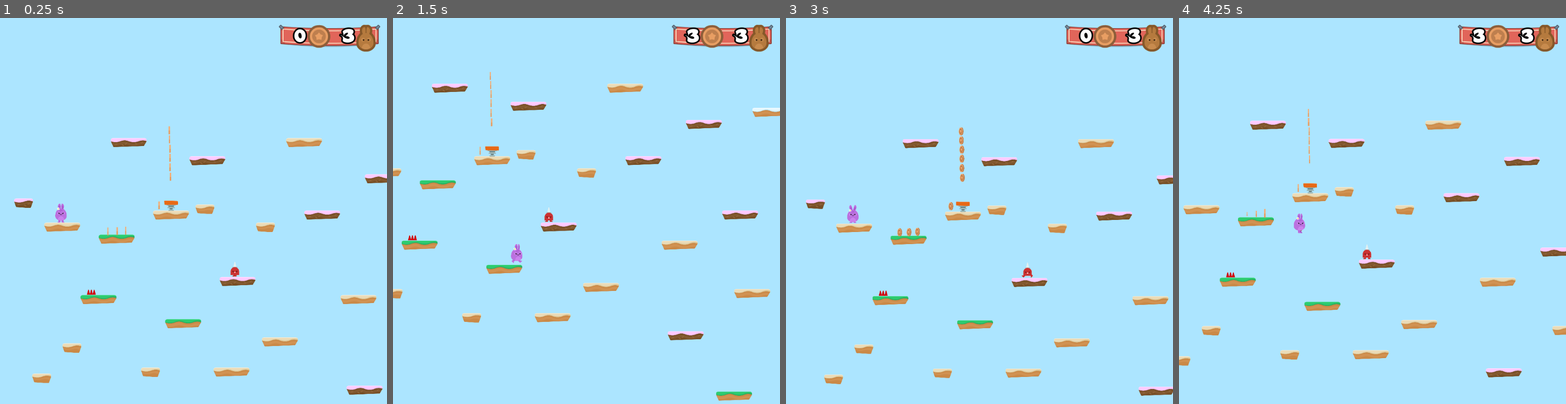
Above: before the commit, frames 1-4 (left to right).
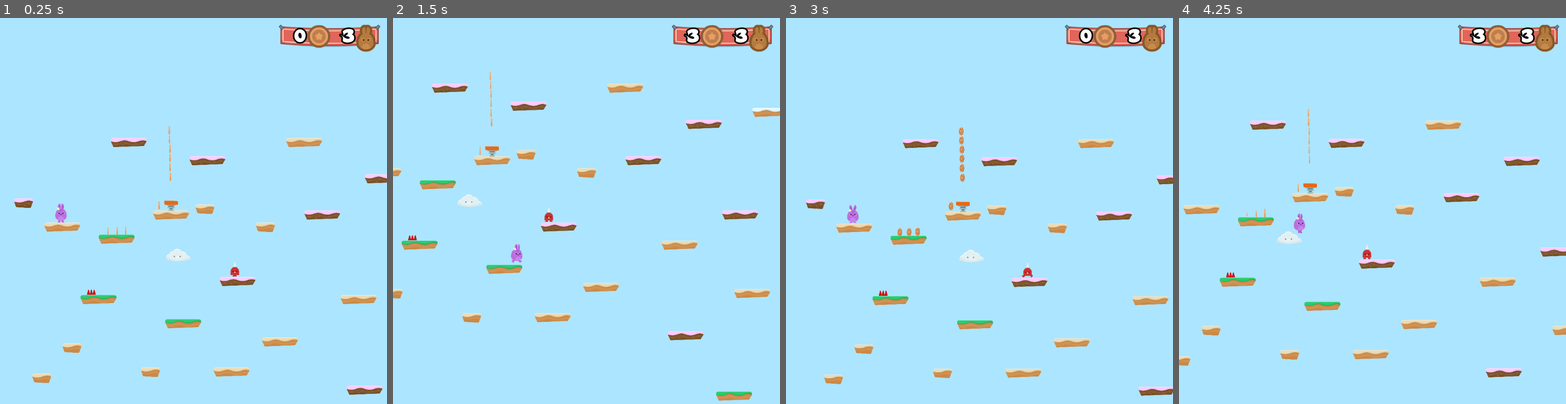
Above: after the commit, the same moments.

Repository: yottaawesome/godot-playground
Game: Godot game, scene res://Levels/Level1.tscn
The game is run twice, just before and just after one commit, with the same random seed, the same clock (stepped at 60 frames per second) and the same inputs.
Inputs (mouse positions are in pixels of both pictures, inside the frame that each line leads up to):
- Up to frame 1 (0.25 s): no input
- Up to frame 2 (1.5 s): hold D (right) from 0.53 s (still down); tap W (jump) at 0.77 s
- Up to frame 3 (3 s): tap W (jump) at 1.52 s; release D (right) at 2.03 s; hold A (left) 2.03-2.75 s; click (1049, 241) at 2.75 s
- Up to frame 4 (4.25 s): hold D (right) from 3.53 s (still down); tap W (jump) at 3.77 s

The runs differ from the first frame. In frame 1, 0.1% of the frame differs, in the area x 42-50%, y 59-64%; in frame 2, 0.1%, in the area x 16-23%, y 45-49%; in frame 3, 0.1%; in frame 4, 0.1%.

Commit message:
Add Cloud NPC and Lightning hazard

Diff:
--- a/src/Hoppy Days/Levels/Level1.tscn
+++ b/src/Hoppy Days/Levels/Level1.tscn
@@ -9,6 +9,7 @@
 [ext_resource path="res://GUI/GUI.tscn" type="PackedScene" id=7]
 [ext_resource path="res://Items/Coin.tscn" type="PackedScene" id=8]
 [ext_resource path="res://NPCs/Spikeman.tscn" type="PackedScene" id=9]
+[ext_resource path="res://NPCs/Cloud.tscn" type="PackedScene" id=10]
 
 [node name="Level1" type="Node2D"]
 script = ExtResource( 5 )
@@ -77,4 +78,7 @@
 [node name="Spikeman" parent="NPCs" instance=ExtResource( 9 )]
 position = Vector2( 2361.09, 811.39 )
 
+[node name="Cloud" parent="NPCs" instance=ExtResource( 10 )]
+position = Vector2( 1799.17, 662.719 )
+
 [editable path="Player"]
--- /dev/null
+++ b/src/Hoppy Days/NPCs/Cloud.gd
@@ -0,0 +1,18 @@
+extends Node2D
+
+var timeout = false
+
+func _process(delta):
+	if $Sprite/RayCast2D.is_colliding():
+		fire()
+
+
+func fire():
+	if not timeout:
+		$Sprite/RayCast2D.add_child(load("res://NPCs/Lightning.tscn").instance())
+		$Sprite/Timer.start()
+		timeout = true
+
+
+func _on_Timer_timeout():
+	timeout = false
--- /dev/null
+++ b/src/Hoppy Days/NPCs/Cloud.tscn
@@ -0,0 +1,41 @@
+[gd_scene load_steps=4 format=2]
+
+[ext_resource path="res://GFX/Enemies/cloud.png" type="Texture" id=1]
+[ext_resource path="res://NPCs/Cloud.gd" type="Script" id=2]
+
+[sub_resource type="Animation" id=1]
+resource_name = "CloudDrift"
+length = 8.0
+loop = true
+step = 1.0
+tracks/0/type = "value"
+tracks/0/path = NodePath(".:position")
+tracks/0/interp = 1
+tracks/0/loop_wrap = true
+tracks/0/imported = false
+tracks/0/enabled = true
+tracks/0/keys = {
+"times": PoolRealArray( 0, 2, 6 ),
+"transitions": PoolRealArray( 1, 1, 1 ),
+"update": 0,
+"values": [ Vector2( 0, 0 ), Vector2( -500, 0 ), Vector2( 500, 0 ) ]
+}
+
+[node name="Cloud" type="Node2D"]
+script = ExtResource( 2 )
+
+[node name="Sprite" type="Sprite" parent="."]
+texture = ExtResource( 1 )
+
+[node name="AnimationPlayer" type="AnimationPlayer" parent="Sprite"]
+autoplay = "CloudDrift"
+anims/CloudDrift = SubResource( 1 )
+
+[node name="Timer" type="Timer" parent="Sprite"]
+one_shot = true
+
+[node name="RayCast2D" type="RayCast2D" parent="Sprite"]
+position = Vector2( 0, 60 )
+enabled = true
+cast_to = Vector2( 0, 750 )
+[connection signal="timeout" from="Sprite/Timer" to="." method="_on_Timer_timeout"]
--- /dev/null
+++ b/src/Hoppy Days/NPCs/Lightning.gd
@@ -0,0 +1,22 @@
+extends Node2D
+
+const SPEED = 300
+
+func _ready():
+	set_as_toplevel(true)
+	global_position = get_parent().global_position
+
+
+func _process(delta):
+	position.y += SPEED * delta
+	manage_collision()
+
+func manage_collision():
+	var collider = $Area2D.get_overlapping_bodies()
+	for object in collider:
+		if object.name == "Player":
+			get_tree().call_group("Gamestate", "hurt")
+		queue_free()
+
+func _on_VisibilityNotifier2D_screen_exited():
+	queue_free()
--- /dev/null
+++ b/src/Hoppy Days/NPCs/Lightning.tscn
@@ -0,0 +1,34 @@
+[gd_scene load_steps=6 format=2]
+
+[ext_resource path="res://GFX/Particles/lighting_yellow.png" type="Texture" id=1]
+[ext_resource path="res://GFX/Particles/lighting_blue.png" type="Texture" id=2]
+[ext_resource path="res://NPCs/Lightning.gd" type="Script" id=3]
+
+[sub_resource type="SpriteFrames" id=1]
+animations = [ {
+"frames": [ ExtResource( 2 ), ExtResource( 1 ) ],
+"loop": true,
+"name": "default",
+"speed": 5.0
+} ]
+
+[sub_resource type="RectangleShape2D" id=2]
+extents = Vector2( 29.0157, 58.0632 )
+
+[node name="Lightning" type="Node2D"]
+script = ExtResource( 3 )
+
+[node name="Area2D" type="Area2D" parent="."]
+collision_layer = 4
+collision_mask = 2147483651
+
+[node name="AnimatedSprite" type="AnimatedSprite" parent="Area2D"]
+frames = SubResource( 1 )
+frame = 1
+playing = true
+
+[node name="CollisionShape2D" type="CollisionShape2D" parent="Area2D"]
+shape = SubResource( 2 )
+
+[node name="VisibilityNotifier2D" type="VisibilityNotifier2D" parent="Area2D"]
+[connection signal="screen_exited" from="Area2D/VisibilityNotifier2D" to="." method="_on_VisibilityNotifier2D_screen_exited"]
Not shown: 1 places in src/Hoppy Days/Levels/Level1.tscn that only renumber resources
